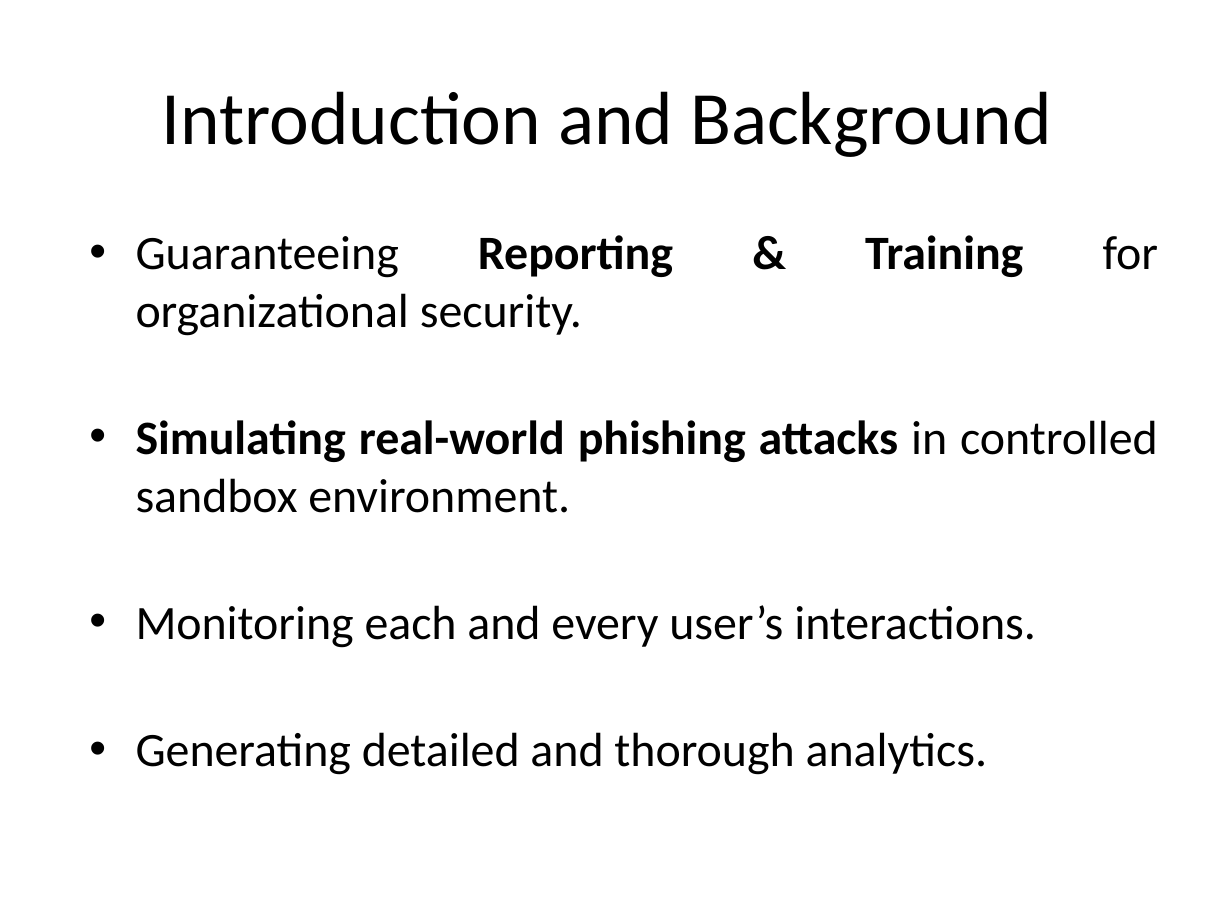
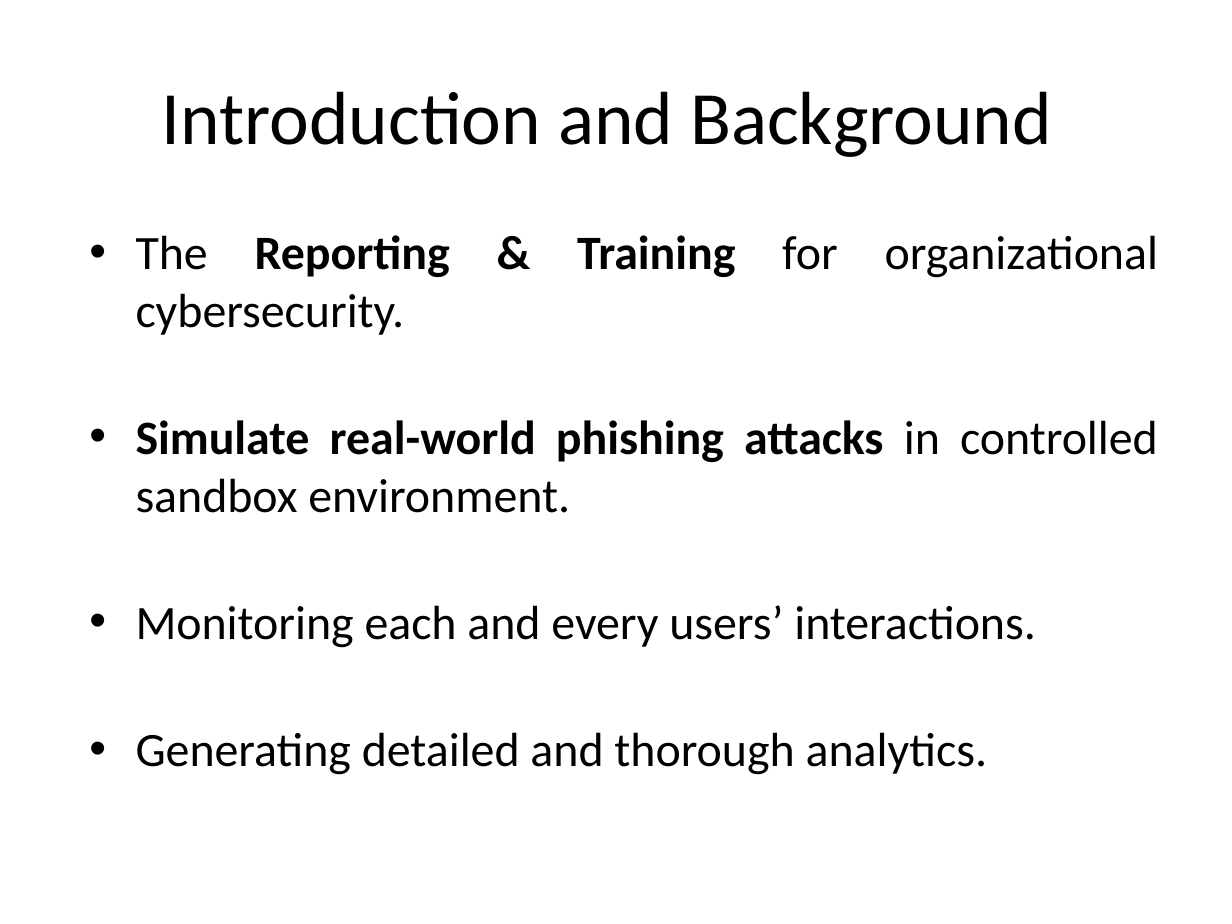
Before and after one commit to xhani890/PhishNet, a slide deck: slide 7 of Documentation/Templates/Template #7/Template #7 - Final Project Presentation - 8.0.pptx. Drawn at 1232x924 pixels with LibreOffice and Linux fonts; fonts in the diff are those of the drawing; background and template pictures are left out. Boxes give left, top, right and bottom in pixels: in the first picture for what was removed or moved away, otherwise in the second. Text is boxed around its words. In the diff, an @@ line names an element or a change of style, - is before the commit and + after.

```diff
--- a/Documentation/Templates/Template #7/Template #7 - Final Project Presentation - 8.0.pptx
+++ b/Documentation/Templates/Template #7/Template #7 - Final Project Presentation - 8.0.pptx
@@ text at [136, 235, 1158, 648]: text changed @@
-• Guaranteeing Reporting & Training for organizational security.
-• Simulating real-world phishing attacks in controlled sandbox environment.
-• Monitoring each and every user’s interactions.
+• The Reporting & Training for organizational cybersecurity.
+• Simulate real-world phishing attacks in controlled sandbox environment.
+• Monitoring each and every users’ interactions.
```
Also in this commit, not shown: 29 other slides changed, 1 slide added, 4 slides removed.
